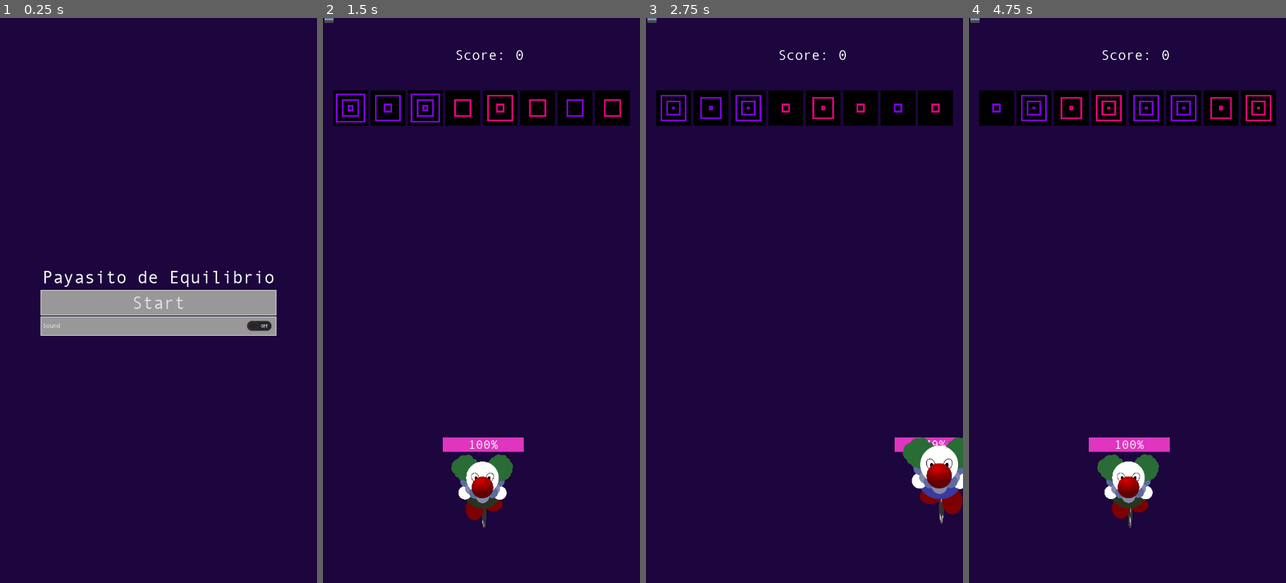
Above: before the commit, frames 1-4 (left to right).
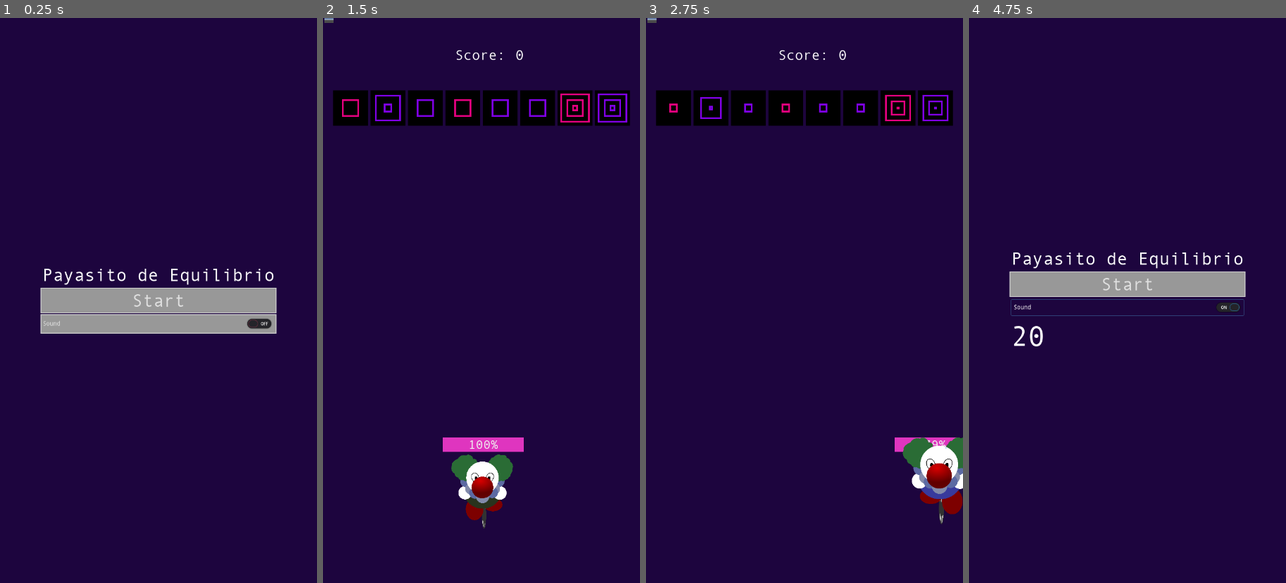
Above: after the commit, the same moments.

Repository: drarbego/payaso-de-equilibrio
Game: Godot game, scene res://StartGameMenu.tscn
The game is run twice, just before and just after one commit, with the same random seed, the same clock (stepped at 60 frames per second) and the same inputs. The engine's default icon, where the game draws it, is replaced by a stand-in: a white triangle on a blue panel in a dark square. A sky picture missing from this copy of the repository is replaced by a grey-blue gradient.
Inputs (mouse positions are in pixels of both pictures, inside the frame that each line leads up to):
- Up to frame 1 (0.25 s): no input
- Up to frame 2 (1.5 s): click "Sound" at 0.5 s; click "Start" at 1.25 s
- Up to frame 3 (2.75 s): move the mouse to (874, 272) at 2.02 s; press the mouse at (874, 272) at 2.03 s; hold Right (ui_right) from 2.03 s (still down)
- Up to frame 4 (4.75 s): move the mouse to (1064, 328) at 2.77 s; release Right (ui_right) at 2.78 s; release the mouse at (1064, 328) at 2.78 s; hold Left (ui_left) 2.78-3.53 s; click (1064, 328) at 2.85 s; move the mouse to (1159, 176) at 3.52 s; press the mouse at (1159, 176) at 3.53 s; hold Right (ui_right) 3.53-4.25 s; release the mouse at (1159, 176) at 4.25 s; click (1127, 311) at 4.25 s, where only the run before the commit has a clickable "Restart"

The runs differ from the first frame. In frame 1, 2.0% of the frame differs, in the area x 12-88%, y 44-57%; in frame 2, 1.1%; in frame 3, 0.9%; in frame 4, 12%, in the area x 0-97%, y 0-91%.

Commit message:
show scores in start menu

Diff:
--- a/Bricks/Brick.gd
+++ b/Bricks/Brick.gd
@@ -10,15 +10,23 @@
 var speed = 100
 var is_aggresive = false
 var health = 3
-const MAX_TIME = 15
-const MIN_TIME = 3
+var min_spawn_time = 3
+var max_spawn_time = 15
 
 signal destroyed
 
-func init(_position, _is_aggresive, _health):
+func init(
+	_position,
+	_is_aggresive,
+	_health,
+	_min_spawn_time,
+	_max_spawn_time
+	):
 	self.position = _position
 	self.is_aggresive = _is_aggresive
 	self.health = _health
+	self.min_spawn_time = _min_spawn_time
+	self.max_spawn_time = _max_spawn_time
 
 	return self
 
@@ -46,7 +54,7 @@
 	self.queue_free()
 
 func start_timer():
-	$ObstacleTimer.wait_time = (MAX_TIME - MIN_TIME) * randf() + MIN_TIME
+	$ObstacleTimer.wait_time = (max_spawn_time - min_spawn_time) * randf() + min_spawn_time
 	$ObstacleTimer.start()
 
 func _on_ObstacleTimer_timeout():
--- a/Bricks/Brick.shader
+++ b/Bricks/Brick.shader
@@ -22,10 +22,10 @@
 	float range = sawtooth(time + float(iter));
 
 	return vec4(
-		abs(range),
-		abs(range),
-		1.0 - abs(range),
-		1.0 - abs(range)
+		abs(range), // top-left x
+		abs(range), // top-left y
+		1.0 - abs(range), // bottom-right x
+		1.0 - abs(range) // bottom-right y
 	);
 }
 
--- a/Bricks/BrickSpawner.gd
+++ b/Bricks/BrickSpawner.gd
@@ -2,24 +2,31 @@
 
 
 const Brick = preload("res://Bricks/Brick.tscn")
-export var AGGRESIVE_CHANCE = 0.33
 export var MAX_HEALTH = 3
+onready var BRICK_WIDTH = Brick.instance().get_width()
+onready var BRICK_COUNT = int(floor($Start.position.distance_to($End.position) / BRICK_WIDTH))
 
 func _ready():
 	self.spawn_bricks_row()
 
 func spawn_bricks_row():
-	var brick_width = Brick.instance().get_width()
-	var brick_count = int(floor($Start.position.distance_to($End.position) / brick_width))
-
-	for i in range(brick_count):
-		var brick_pos_x = brick_width * i + brick_width/2
-		var is_aggresive = randf() <= AGGRESIVE_CHANCE
-		var health = (randi() % MAX_HEALTH) + 1
-
-		var brick = Brick.instance().init(Vector2(brick_pos_x, 0), is_aggresive, health)
+	for i in range(self.BRICK_COUNT):
+		var brick_pos_x = BRICK_WIDTH * i + BRICK_WIDTH/2
+		var brick = self.build_brick(brick_pos_x)
 		brick.connect("destroyed", get_parent(), "add_score")
 		add_child(brick)
+
+func build_brick(pos):
+	var is_aggresive = randf() <= Globals.AGGRESIVE_CHANCE
+	var health = (randi() % Globals.BRICK_HEALTH) + 1
+
+	return Brick.instance().init(
+		Vector2(pos, 0),
+		is_aggresive,
+		health,
+		Globals.MIN_SPAWN_TIME,
+		Globals.MAX_SPAWN_TIME
+	)
 
 func _on_SpawnTimer_timeout():
 	get_tree().call_group("bricks", "move_to_next_row")
--- a/Env.gd
+++ b/Env.gd
@@ -2,18 +2,16 @@
 
 const projectile_class = preload("res://BaseProjectile.tscn")
 const cloud_texture = preload("res://Assets/Background/Cloud_01.png")
-const GameOverMenu = preload("res://GameOverMenu.tscn")
 
 export(float) var CLOUD_ANIMATION_SPEED = 300
 var hiscore = 0
-const MAX_HISCORES = 5
 
 func _ready():
 	randomize()
 	$Score/Points.set_text(str(self.hiscore))
 
 func save_score():
-	var scores = self._read_scores()
+	var scores = Globals.read_scores()
 
 	var pos = 0
 	for score in scores:
@@ -23,37 +21,12 @@
 
 	scores.insert(pos, self.hiscore)
 
-	self._write_scores(scores.slice(0, MAX_HISCORES-1))
-
-func _read_scores():
-	var file_descriptor = File.new()
-
-	if not file_descriptor.file_exists("user://hiscores.save"):
-		return []
-
-	file_descriptor.open("user://hiscores.save", File.READ)
-
-	var scores = []
-	while file_descriptor.get_position() < file_descriptor.get_len() and len(scores) < MAX_HISCORES:
-		scores.append(int(file_descriptor.get_line()))
-
-	file_descriptor.close()
-
-	return scores
-
-func _write_scores(scores):
-	var file_descriptor = File.new()
-	file_descriptor.open("user://hiscores.save", File.WRITE)
-
-	for score in scores:
-		file_descriptor.store_line(str(score))
-		print("saved to file ", str(score))
-
-	file_descriptor.close()
+	Globals.write_scores(scores.slice(0, Globals.MAX_HISCORES-1))
 
 func add_score():
 	self.hiscore += 10
 	$Score/Points.set_text(str(self.hiscore))
+	Globals.adjust_difficulty(hiscore)
 
 func _on_obstacle_destroyed(points):
 	self.hiscore += points
@@ -122,7 +95,5 @@
 
 func game_over():
 	self.save_score()
-
 	get_tree().get_root().get_node("Env").queue_free()
-	var game_over_menu = GameOverMenu.instance()
-	get_tree().get_root().add_child(game_over_menu)
+	get_tree().change_scene("res://StartGameMenu.tscn")
--- a/GameOverMenu.gd
+++ /dev/null
@@ -1,14 +0,0 @@
-extends Control
-
-
-var sound = false
-
-
-func _on_SoundOnOff_toggled(new_state):
-	self.sound = new_state
-
-func _on_Button_pressed():
-	get_tree().get_root().get_node("GameOverMenu").queue_free()
-	var env = load("res://Env.tscn").instance()
-	env.get_node("AudioStreamPlayer").autoplay = self.sound
-	get_tree().get_root().add_child(env)
--- a/GameOverMenu.tscn
+++ /dev/null
@@ -1,61 +0,0 @@
-[gd_scene load_steps=7 format=2]
-
-[ext_resource path="res://GameOverMenu.gd" type="Script" id=1]
-[ext_resource path="res://Assets/Andale Mono.ttf" type="DynamicFontData" id=2]
-[ext_resource path="res://Assets/Quack_duck.wav" type="AudioStream" id=3]
-[ext_resource path="res://Assets/MainTheme.tres" type="Theme" id=4]
-
-[sub_resource type="DynamicFont" id=1]
-size = 70
-font_data = ExtResource( 2 )
-
-[sub_resource type="DynamicFont" id=2]
-size = 40
-font_data = ExtResource( 2 )
-
-[node name="GameOverMenu" type="Control"]
-anchor_right = 1.0
-anchor_bottom = 1.0
-theme = ExtResource( 4 )
-script = ExtResource( 1 )
-__meta__ = {
-"_edit_use_anchors_": true
-}
-
-[node name="CenterContainer" type="CenterContainer" parent="."]
-anchor_right = 1.0
-anchor_bottom = 1.0
-__meta__ = {
-"_edit_use_anchors_": true
-}
-
-[node name="VBoxContainer" type="VBoxContainer" parent="CenterContainer"]
-margin_left = 171.0
-margin_top = 547.0
-margin_right = 549.0
-margin_bottom = 733.0
-
-[node name="Label" type="Label" parent="CenterContainer/VBoxContainer"]
-margin_right = 378.0
-margin_bottom = 80.0
-custom_fonts/font = SubResource( 1 )
-text = "Game Over"
-align = 1
-
-[node name="Button" type="Button" parent="CenterContainer/VBoxContainer"]
-margin_top = 90.0
-margin_right = 378.0
-margin_bottom = 140.0
-custom_fonts/font = SubResource( 2 )
-text = "Restart"
-
-[node name="SoundOnOff" type="CheckButton" parent="CenterContainer/VBoxContainer"]
-margin_top = 150.0
-margin_right = 378.0
-margin_bottom = 186.0
-
-[node name="AudioStreamPlayer" type="AudioStreamPlayer" parent="."]
-stream = ExtResource( 3 )
-autoplay = true
-[connection signal="pressed" from="CenterContainer/VBoxContainer/Button" to="." method="_on_Button_pressed"]
-[connection signal="toggled" from="CenterContainer/VBoxContainer/SoundOnOff" to="." method="_on_SoundOnOff_toggled"]
--- a/Globals.gd
+++ b/Globals.gd
@@ -1,3 +1,51 @@
 extends Node
 
 var MAX_ACC = 6.0
+const MAX_HISCORES = 5
+
+var BASE_MAX_SPAWN_TIME = 15
+var MAX_SPAWN_TIME = BASE_MAX_SPAWN_TIME
+var BASE_MIN_SPAWN_TIME = 3
+var MIN_SPAWN_TIME = BASE_MIN_SPAWN_TIME
+var BASE_BRICK_HEALTH = 3
+var BRICK_HEALTH = BASE_BRICK_HEALTH
+var BASE_AGGRESIVE_CHANCE = 0.33
+var AGGRESIVE_CHANCE = BASE_AGGRESIVE_CHANCE
+
+var DIFFICULTY_DIVISOR = 2000
+
+
+func adjust_difficulty(score):
+    var difficulty_units = score / DIFFICULTY_DIVISOR
+
+    AGGRESIVE_CHANCE = clamp(
+        BASE_AGGRESIVE_CHANCE + (difficulty_units * 0.1),
+        0,
+        0.6
+    )
+    BRICK_HEALTH = BASE_BRICK_HEALTH + int(difficulty_units)
+
+func read_scores():
+	var file_descriptor = File.new()
+
+	if not file_descriptor.file_exists("user://hiscores.save"):
+		return []
+
+	file_descriptor.open("user://hiscores.save", File.READ)
+
+	var scores = []
+	while file_descriptor.get_position() < file_descriptor.get_len() and len(scores) < MAX_HISCORES:
+		scores.append(int(file_descriptor.get_line()))
+
+	file_descriptor.close()
+
+	return scores
+
+func write_scores(scores):
+	var file_descriptor = File.new()
+	file_descriptor.open("user://hiscores.save", File.WRITE)
+
+	for score in scores:
+		file_descriptor.store_line(str(score))
+
+	file_descriptor.close()
--- a/StartGameMenu.gd
+++ b/StartGameMenu.gd
@@ -4,6 +4,17 @@
 const Env = preload("res://Env.tscn")
 var sound = false
 
+func _ready():
+	var scores = Globals.read_scores()
+	for score in scores:
+		var label = Label.new()
+		label.set_text(str(score))
+		var font = DynamicFont.new()
+		font.font_data = load("res://Assets/Andale Mono.ttf")
+		font.size = 64
+		label.set("custom_fonts/font", font)
+
+		$CenterContainer/VBoxContainer/ScoresContainer.add_child(label)
 
 func _on_SoundOnOff_toggled(new_state):
 	self.sound = new_state
--- a/StartGameMenu.tscn
+++ b/StartGameMenu.tscn
@@ -30,9 +30,9 @@
 
 [node name="VBoxContainer" type="VBoxContainer" parent="CenterContainer"]
 margin_left = 96.0
-margin_top = 564.0
+margin_top = 559.0
 margin_right = 624.0
-margin_bottom = 716.0
+margin_bottom = 721.0
 
 [node name="Label" type="Label" parent="CenterContainer/VBoxContainer"]
 margin_right = 528.0
@@ -52,5 +52,10 @@
 margin_right = 528.0
 margin_bottom = 152.0
 text = "Sound"
+
+[node name="ScoresContainer" type="VBoxContainer" parent="CenterContainer/VBoxContainer"]
+margin_top = 162.0
+margin_right = 528.0
+margin_bottom = 162.0
 [connection signal="pressed" from="CenterContainer/VBoxContainer/StartButton" to="." method="_on_StartButton_pressed"]
 [connection signal="toggled" from="CenterContainer/VBoxContainer/SoundOnOff" to="." method="_on_SoundOnOff_toggled"]
